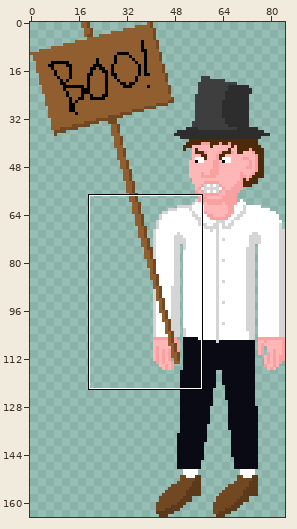
Sprite sheet: assets/protester.png. The picture above shows the old version from afar; the outline marks the close-up.
Close-up. Before:
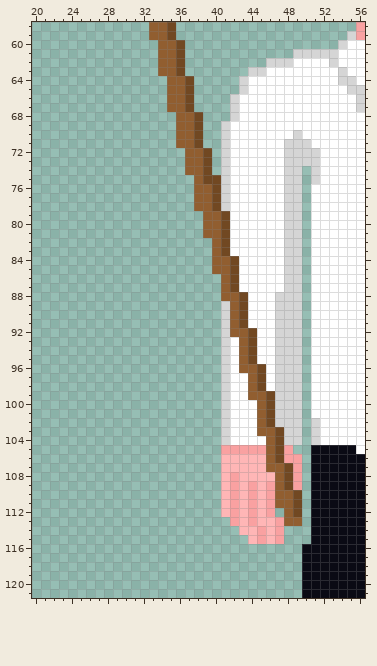
The file is 85x165 pixels. Colours within 5 levels of each other are drawn and written as one. Shown: x 20..56, y 58..121.
Once edited:
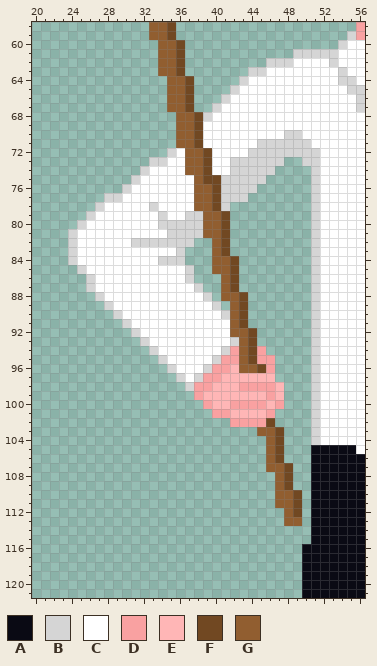
Palette (. is transparent): A #0a0a14  B #d5d5d5  C #ffffff  D #f9a1a1  E #ffb6b6  F #714822  G #915e30
Difference:
y 65: x 42..43 .B -> BC
y 66: x 41..42 .B -> BC
y 67: x 40..42 ..B -> BCC
y 68: x 39..42 ...B -> BCCC
y 69: x 39..41 ..B -> CCC
y 70: x 39..41 ..B -> CCC; x 48 C -> B
y 71: x 39..41 ..B -> CCC; x 45..47 CCC -> BBB
y 72: x 35..36 .. -> BC; x 40..41 .B -> CC; x 44..47 CCCC -> BBBB
y 73: x 33..36 .... -> BBCC; x 40..49 .BCCCCCCBB -> CCBBBBBB..
y 74: x 32..36 ..... -> BCCCC; x 40..49 .BCCCCCCBB -> CCBBBBB...
y 75: x 31..37 ....... -> BCCCCCC; x 42..49 CCCCCCBB -> BBBB....
y 76: x 30..37 ........ -> BCCCCCCC; x 42..49 CCCCCCBB -> BBB.....; x 51 C -> B
y 77: x 28..37 .......... -> BBCCCCCCCC; x 42..49 CCCCCCBB -> BB......; x 51 C -> B
y 78: x 27..37 ........... -> BCCCCCBCCCC; x 42..49 CCCCCCBB -> ........; x 51 C -> B
y 79: x 26..38 ............. -> BCCCCCCCBCCBB; x 42..49 CCCCCCBB -> ........; x 51 C -> B
y 80: x 25..38 .............. -> BCCCCCCCCBBBBB; x 42..49 CCCCCCBB -> ........; x 51 C -> B
y 81: x 24..38 ............... -> BCCCCCCCCCCBBBB; x 42..49 CCCCCCBB -> ........; x 51 C -> B
y 82: x 24..37 .............. -> BCCCCCCBBBBBBB; x 42..49 CCCCCCBB -> ........; x 51 C -> B
y 83: x 24..36 ............. -> BCCCCCCCCCCCB; x 42..49 CCCCCCBB -> ........; x 51 C -> B
y 84: x 24..36 ............. -> BCCCCCCCCCBBB; x 43..49 CCCCCBB -> .......; x 51 C -> B
y 85: x 25..37 ............. -> BCCCCCCCCCCCB; x 43..49 CCCCCBB -> .......; x 51 C -> B
y 86: x 26..37 ............ -> BCCCCCCCCCCB; x 43..49 CCCCCBB -> .......; x 51 C -> B
y 87: x 26..38 ............. -> BCCCCCCCCCCCB; x 43..49 CCCCCBB -> .......; x 51 C -> B
y 88: x 27..39 ............. -> BCCCCCCCCCCCB; x 44..49 CCCBBB -> ......; x 51 C -> B
y 89: x 28..41 .............B -> BCCCCCCCCCCCB.; x 44..49 CCCBBB -> ......; x 51 C -> B
y 90: x 29..40 ............ -> BCCCCCCCCCCC; x 44..49 CCCBBB -> ......; x 51 C -> B
y 91: x 30..41 ...........B -> BCCCCCCCCCCC; x 44..49 CCCBBB -> ......; x 51 C -> B
y 92: x 31..41 ..........B -> BCCCCCCCCCC; x 45..49 CCBBB -> .....; x 51 C -> B
y 93: x 32..42 .........BC -> BCCCCCCCCCB; x 45..49 CCBBB -> .....; x 51 C -> B
y 94: x 33..40 ........ -> BCCCCCCC; x 42 C -> D; x 45..49 CCBBB -> D....; x 51 C -> B
y 95: x 34..42 .......BC -> BCCCCCBDD; x 45..49 CCBBB -> DD...; x 51 C -> B
y 96: x 35..42 ......BC -> BCCCBDDE; x 46..49 CBBB -> D...; x 51 C -> B
y 97: x 36..49 .....BCCGFCBBB -> BCBDDEEEEEE...; x 51 C -> B
y 98: x 37..49 ....BCCGFCBBB -> BDDEEEDDDDE..; x 51 C -> B
y 99: x 38..49 ...BCCGGFBBB -> DEEEEEEEDE..; x 51 C -> B
y 100: x 39..49 ..BCCCGFBBB -> DEEDDDDED..; x 51 C -> B
y 101: x 40..49 .BCCCGFBBB -> DDEEEED...; x 51 C -> B
y 102: x 41..45 BCCCG -> .DDDD; x 47..49 BBB -> ...
y 103: x 41..44 BCCC -> ....; x 48..49 BB -> ..
y 104: x 41..45 BCCCC -> .....; x 48..49 BB -> ..
y 105: x 41..45 DDDDD -> .....; x 48 D -> .
y 106: x 41..45 EEEEE -> .....; x 48..49 DD -> ..
y 107: x 41..45 EEEEE -> .....; x 49 D -> .
y 108: x 41..46 EDEEEE -> ......; x 49 D -> .
y 109: x 41..46 EDEDED -> ......; x 49 D -> .
y 110..112: x 41..46 EDEDED -> ......
y 113: x 42..47 DEDEED -> ......
y 114: x 43..47 EEDED -> .....
y 115: x 44..47 EDED -> ....
Changed places in both close-ups, as pixel boxes (x1, y1, x2, y2):
changed: (68, 85, 320, 544)
